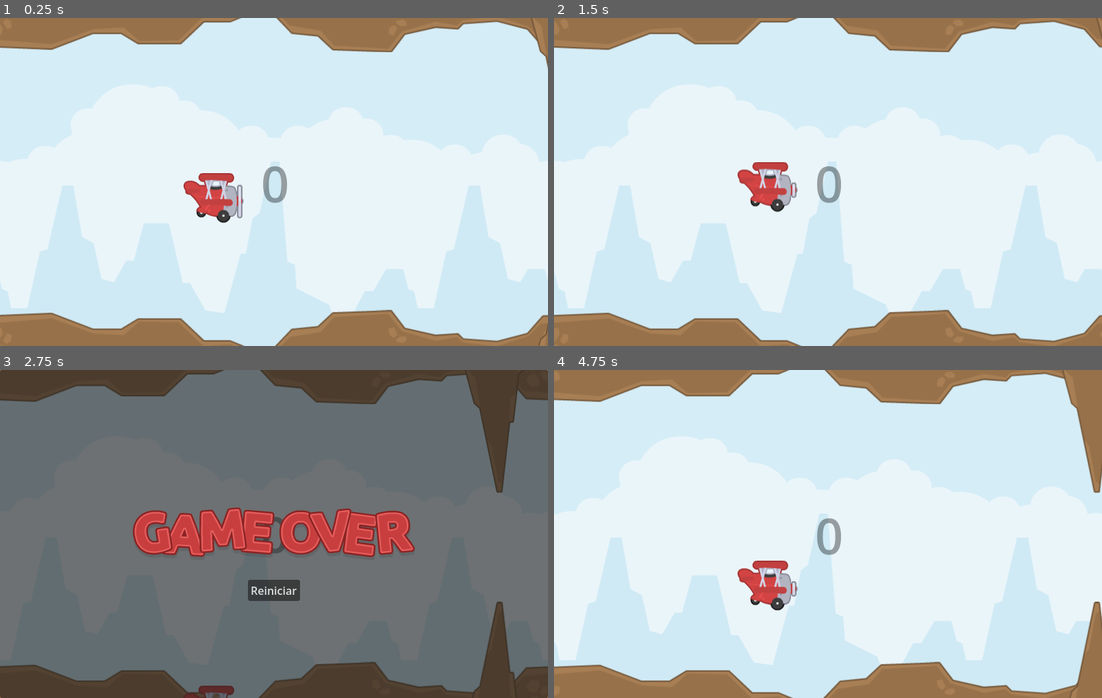
Above: before the commit, frames 1-4 (two rows, left to right).
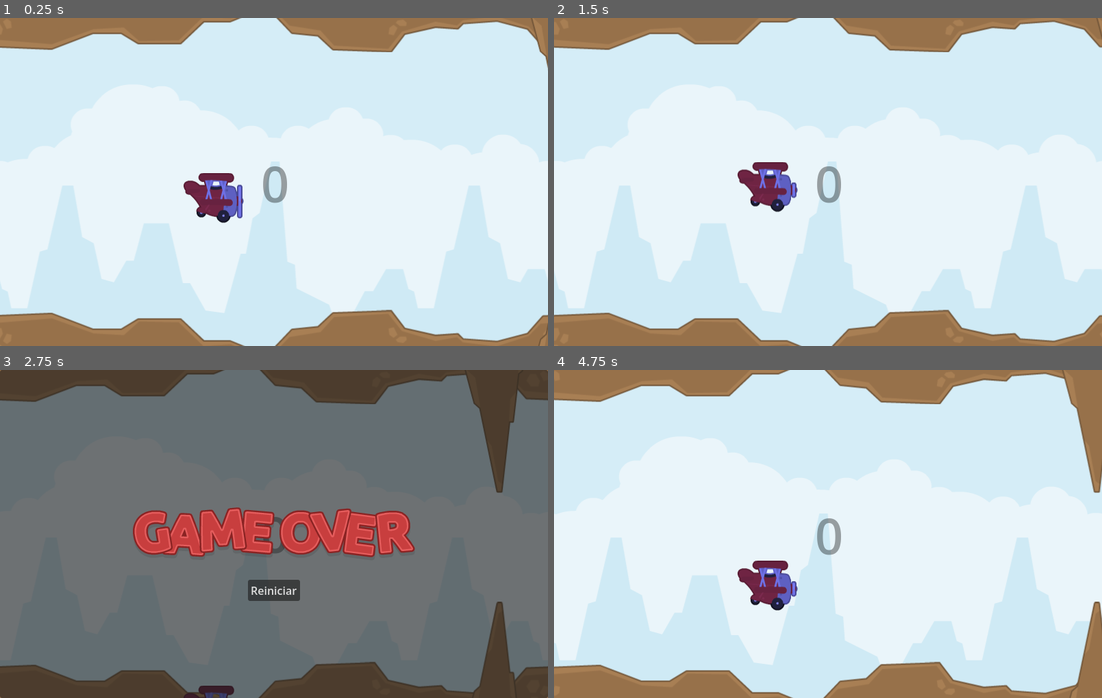
Above: after the commit, the same moments.

Repository: Game-Dojo/Flappy-Bird-UTEC
Game: Godot game, scene res://flappy.tscn
Two runs of this game, one before a commit and one after it. Both use one fixed random seed, a clock stepped at 60 frames per second and the inputs below.
Inputs:
- Up to frame 1 (0.25 s): no input
- Up to frame 2 (1.5 s): tap Space (ui_select) at 0.77, 1.07 s; click "Reiniciar" at 1.25 s
- Up to frame 3 (2.75 s): tap Space (ui_select) at 2.27, 2.57 s
- Up to frame 4 (4.75 s): click "Reiniciar" at 2.75 s; click "Reiniciar" at 4.25 s

The runs differ from the first frame. In frame 1, 1.1% of the frame differs, in the area x 33-45%, y 47-62%; in frame 2, 1.1%; in frame 3, 0.2%; in frame 4, 1.1%.

Commit message:
Update plane color

Diff:
--- a/plane_body.tscn
+++ b/plane_body.tscn
@@ -52,6 +52,7 @@
 script = ExtResource("1_i7kqf")
 
 [node name="PlaneRedAnimated" type="AnimatedSprite2D" parent="." unique_id=1870190524]
+modulate = Color(0.5294118, 0.53333336, 1, 1)
 sprite_frames = SubResource("SpriteFrames_cwomk")
 animation = &"Idle"
 autoplay = "Idle"
